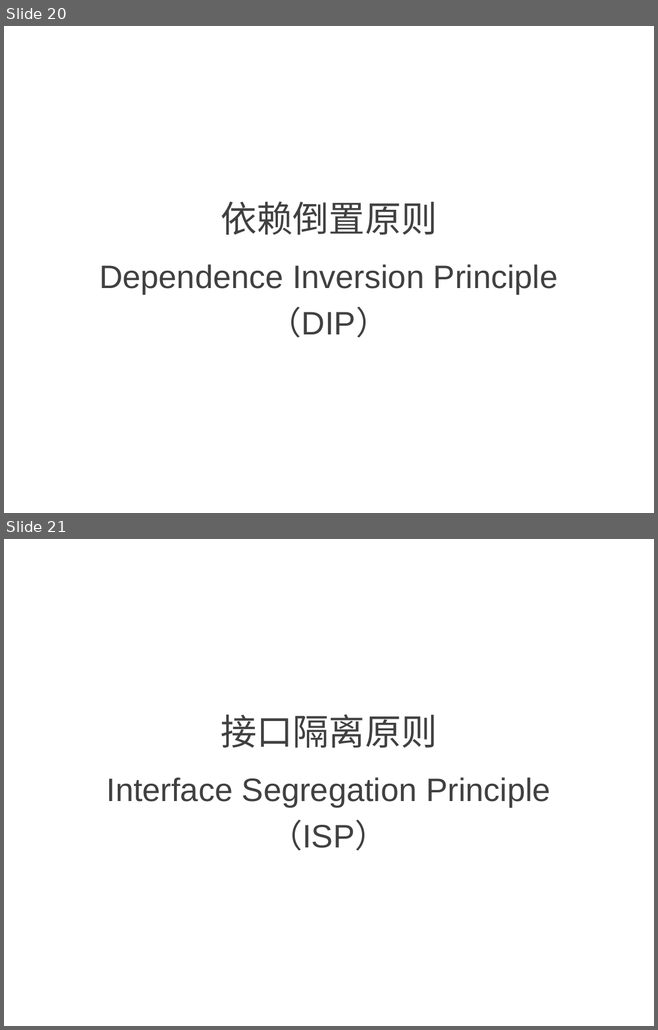
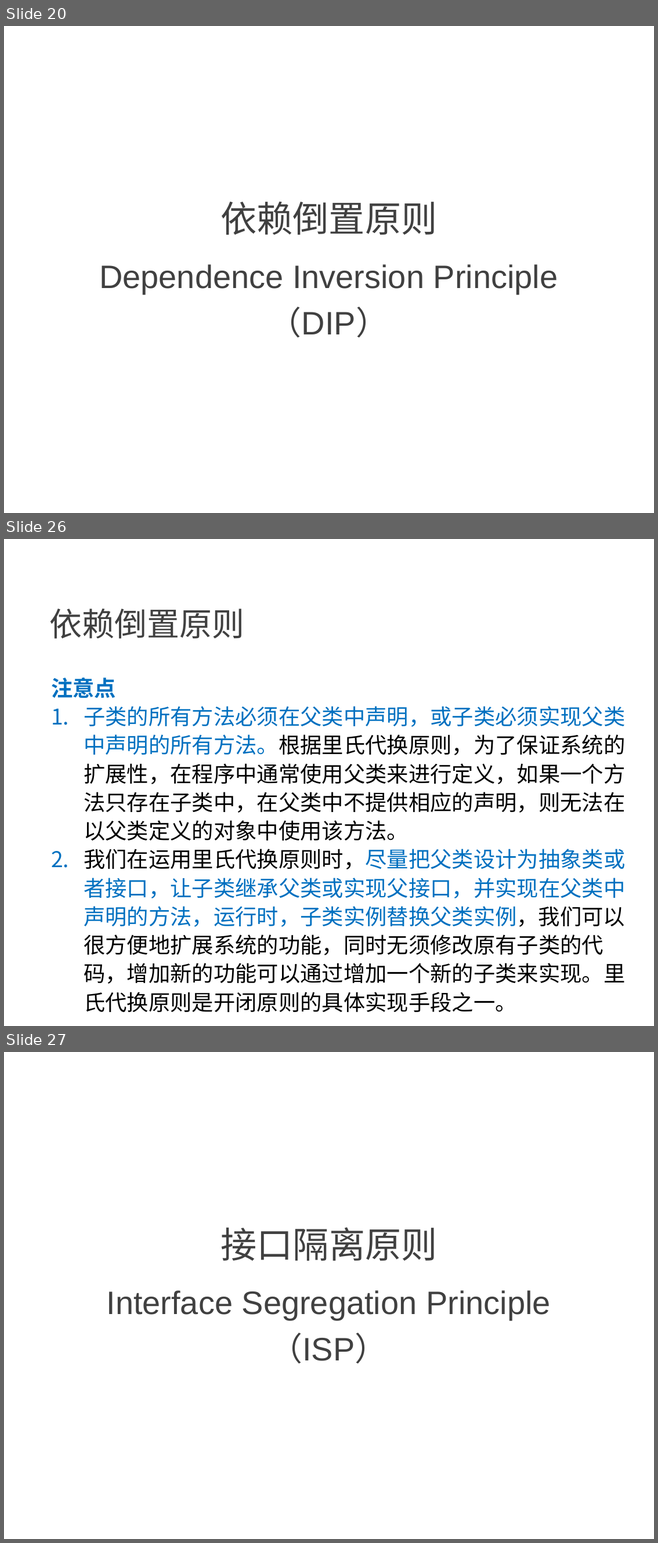
Before and after one commit to NewGr8Player/My-PPT, a slide deck: Design pattern/23种设计模式详解.pptx. Shown one above the other, each under a label of ours: slides 20 and 21 before the commit, slides 20, 26 and 27 after it; the slides between them are not shown. The pictures are 658x1030 and 658x1543 pixels, drawn with LibreOffice and Linux fonts; fonts in the diff are those of the drawing. Boxes give left, top, right and bottom in pixels: in the first picture for what was removed or moved away, otherwise in the second. Text is boxed around its words. In the diff, an @@ line names an element or a change of style, - is before the commit and + after.

Commit message:
增加依赖倒置原则

```diff
--- a/Design pattern/23种设计模式详解.pptx
+++ b/Design pattern/23种设计模式详解.pptx
@@ slide 26 added at (x1=4, y1=539, x2=654, y2=1026), background #FFFFFF @@
@@ text added at (x1=49, y1=609, x2=244, y2=639), 36 pt, text #404040 @@
+依赖倒置原则
@@ text added at (x1=51, y1=678, x2=625, y2=1012), 24 pt, text #000000 @@
+注意点
+1. 子类的所有方法必须在父类中声明，或子类必须实现父类中声明的所有方法。根据里氏代换原则，为了保证系统的扩展性，在程序中通常使用父类来进行定义，如果一个方法只存在子类中，在父类中不提供相应的声明，则无法在以父类定义的对象中使用该方法。
+2. 我们在运用里氏代换原则时，尽量把父类设计为抽象类或者接口，让子类继承父类或实现父接口，并实现在父类中声明的方法，运行时，子类实例替换父类实例，我们可以很方便地扩展系统的功能，同时无须修改原有子类的代码，增加新的功能可以通过增加一个新的子类来实现。里氏代换原则是开闭原则的具体实现手段之一。
@@ what was slide 21 is now slide 27 @@
```
Also in this commit, not shown: 2 slides changed, 5 other slides added, 4 other files.
